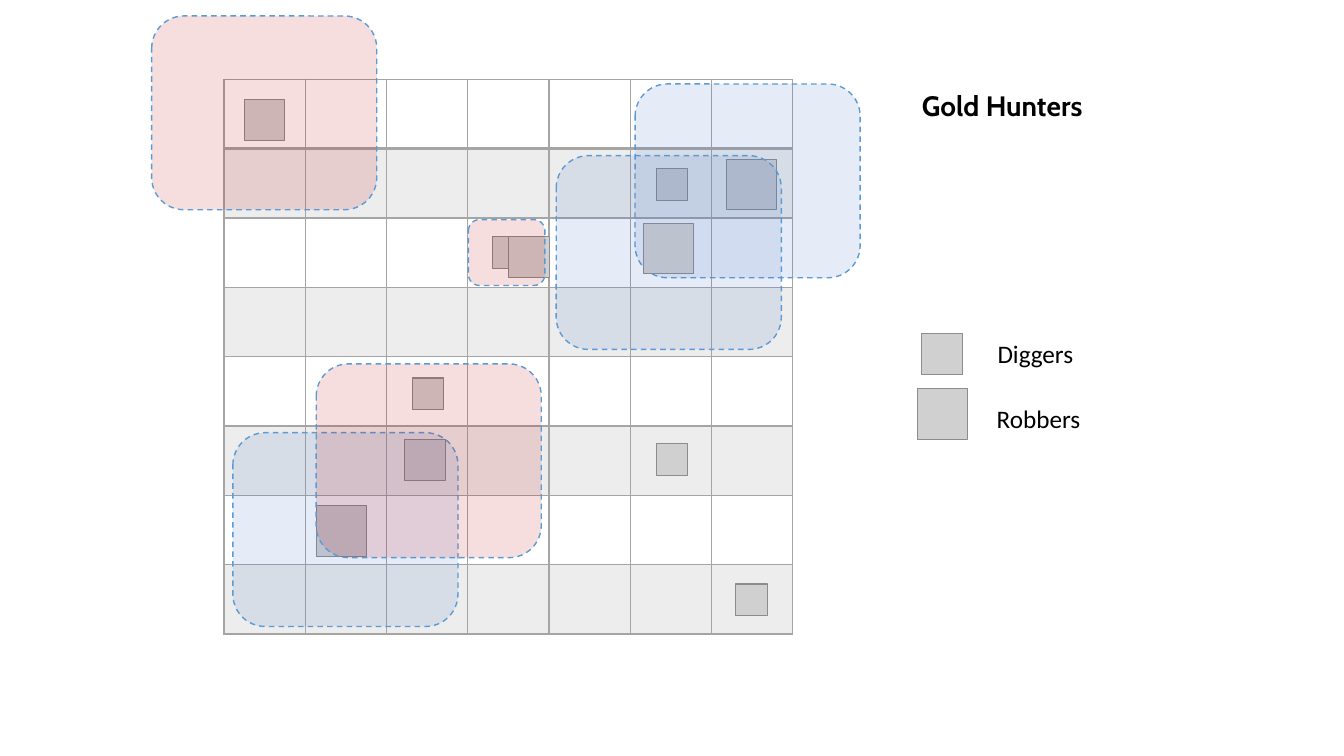
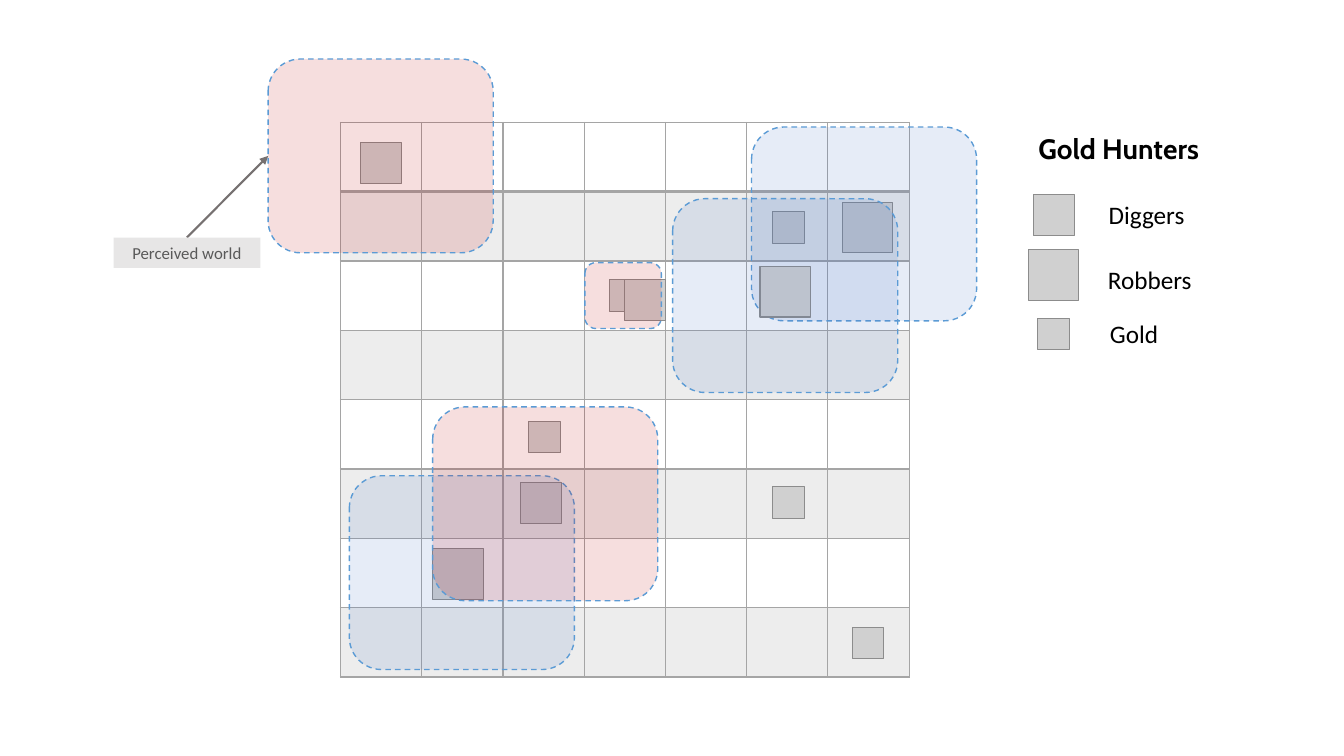
Before and after one commit to adhocmaster/Evolutionary-World-Simulator, a slide deck: slide 7 of docs/Architecture.pptx. Drawn at 1344x756 pixels with LibreOffice and Linux fonts; fonts in the diff are those of the drawing; grey boxes stand for pictures. Boxes give left, top, right and bottom in pixels: in the first picture for what was removed or moved away, otherwise in the second. Text is boxed around its words. In the diff, an @@ line names an element or a change of style, - is before the commit and + after.

```diff
--- a/docs/Architecture.pptx
+++ b/docs/Architecture.pptx
@@ 8 pictures, 6 rounded rectangles, 1 text moved together from (x1=151, y1=16, x2=1083, y2=626) to (x1=268, y1=59, x2=1199, y2=669) @@
@@ 3 pictures, 1 table moved together from (x1=224, y1=80, x2=796, y2=634) to (x1=341, y1=122, x2=912, y2=677) @@
@@ arrow added from (187, 238) to (268, 156), #767171 1.5 pt @@
@@ rectangle added at (x1=114, y1=238, x2=261, y2=268), fill #E7E6E6, 12 pt, text #595959 @@
+Perceived world
@@ 2 pictures, 2 texts moved together from (x1=918, y1=334, x2=1081, y2=440) to (x1=1028, y1=195, x2=1192, y2=300) @@
@@ picture added at (x1=1038, y1=319, x2=1070, y2=350) @@
@@ text added at (x1=1110, y1=325, x2=1158, y2=343), 18 pt, text #000000 @@
+Gold
```
Also in this commit, not shown: 1 other slide changed, 2 slides added.
